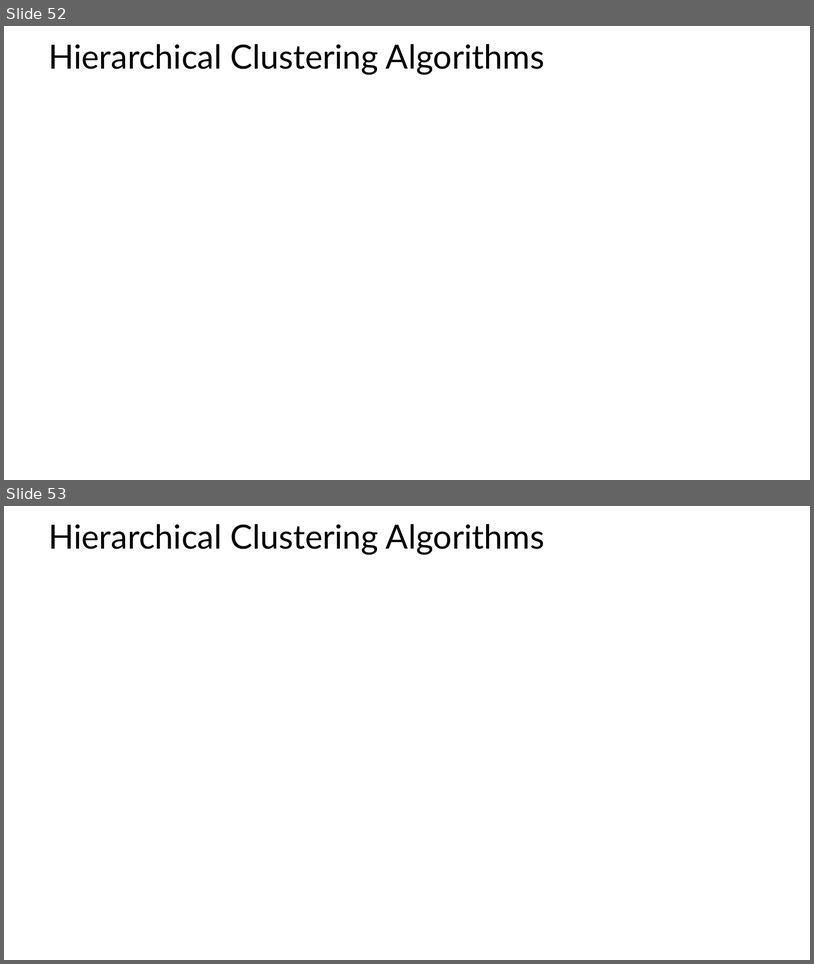
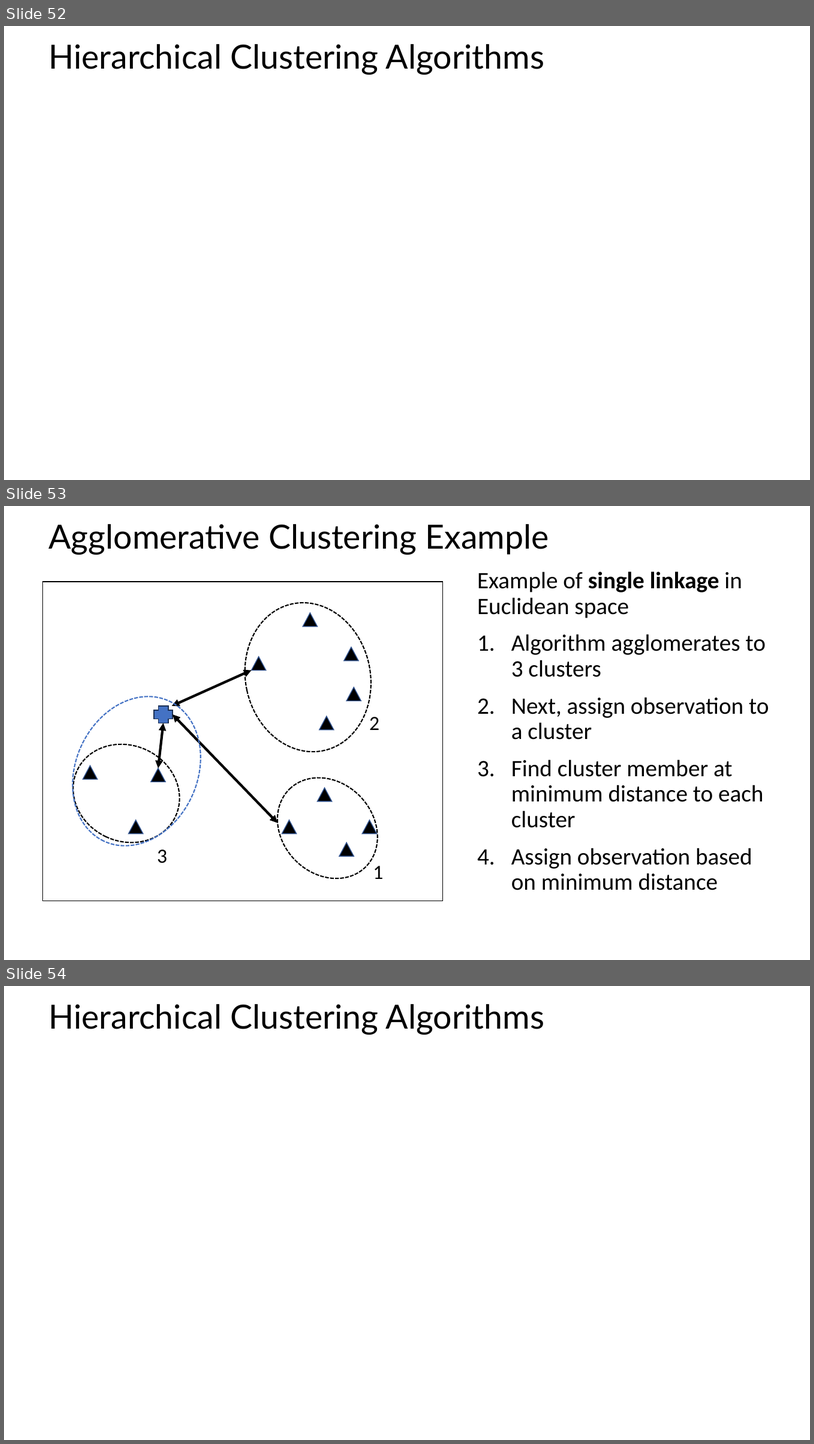
Before and after one commit to harelgabainew/school1, a slide deck: slides/9_IntroductionToClustering_Part1.pptx. Shown one above the other, each under a label of ours: slides 52 and 53 before the commit, slides 52, 53 and 54 after it. The pictures are 814x964 and 814x1444 pixels, drawn with LibreOffice and Linux fonts; fonts in the diff are those of the drawing; grey boxes stand for pictures. Boxes give left, top, right and bottom in pixels: in the first picture for what was removed or moved away, otherwise in the second. Text is boxed around its words. In the diff, an @@ line names an element or a change of style, - is before the commit and + after.

Commit message:
Improved notation and added examples for linkage functions

```diff
--- a/slides/9_IntroductionToClustering_Part1.pptx
+++ b/slides/9_IntroductionToClustering_Part1.pptx
@@ slide 53 added at (4, 506, 810, 960), background #FFFFFF @@
@@ title added at (48, 524, 549, 555), 39.6 pt, text #000000 @@
+Agglomerative Clustering Example
@@ text added at (477, 571, 769, 890), 28 pt, text #000000 @@
+Example of single linkage in Euclidean space
+1. Algorithm agglomerates to 3 clusters
+2. Next, assign observation to a cluster
+3. Find cluster member at minimum distance to each cluster
+4. Assign observation based on minimum distance
@@ rectangle added at (43, 582, 443, 900), outline #000000 1 pt @@
@@ ellipse added at (231, 591, 385, 764), outline #000000 1.5 pt dashed @@
@@ triangle added at (303, 613, 317, 627), fill #000000, outline #325491 1 pt @@
@@ triangle added at (344, 647, 359, 660), fill #000000, outline #325491 1 pt @@
@@ triangle added at (251, 657, 266, 670), fill #000000, outline #325491 1 pt @@
@@ ellipse added at (49, 675, 224, 866), outline #4472C4 1.5 pt dashed @@
@@ double arrow added from (251, 670) to (172, 706), #000000 3 pt @@
@@ triangle added at (347, 687, 362, 700), fill #000000, outline #325491 1 pt @@
@@ plus added at (154, 706, 173, 723), fill #4472C4, outline #1E3256 1 pt @@
@@ double arrow added from (278, 823) to (173, 714), #000000 3 pt @@
@@ triangle added at (320, 716, 335, 729), fill #000000, outline #325491 1 pt @@
@@ text added at (369, 717, 380, 730), 24 pt, text #000000 @@
+2
@@ ellipse added at (57, 727, 196, 859), outline #000000 1.5 pt dashed @@
@@ double arrow added from (163, 723) to (158, 768), #000000 3 pt @@
@@ ellipse added at (257, 757, 398, 899), outline #000000 1.5 pt dashed @@
@@ triangle added at (83, 766, 97, 779), fill #000000, outline #325491 1 pt @@
@@ triangle added at (151, 768, 165, 781), fill #000000, outline #325491 1 pt @@
@@ triangle added at (317, 788, 332, 801), fill #000000, outline #325491 1 pt @@
@@ triangle added at (129, 820, 143, 833), fill #000000, outline #325491 1 pt @@
@@ triangle added at (282, 820, 297, 833), fill #000000, outline #325491 1 pt @@
@@ triangle added at (363, 820, 377, 833), fill #000000, outline #325491 1 pt @@
@@ triangle added at (340, 843, 354, 856), fill #000000, outline #325491 1 pt @@
@@ text added at (157, 849, 167, 863), 24 pt, text #000000 @@
+3
@@ text added at (373, 865, 383, 879), 24 pt, text #000000 @@
+1
@@ what was slide 53 is now slide 54 @@
```
Also in this commit, not shown: 1 other slide added.
